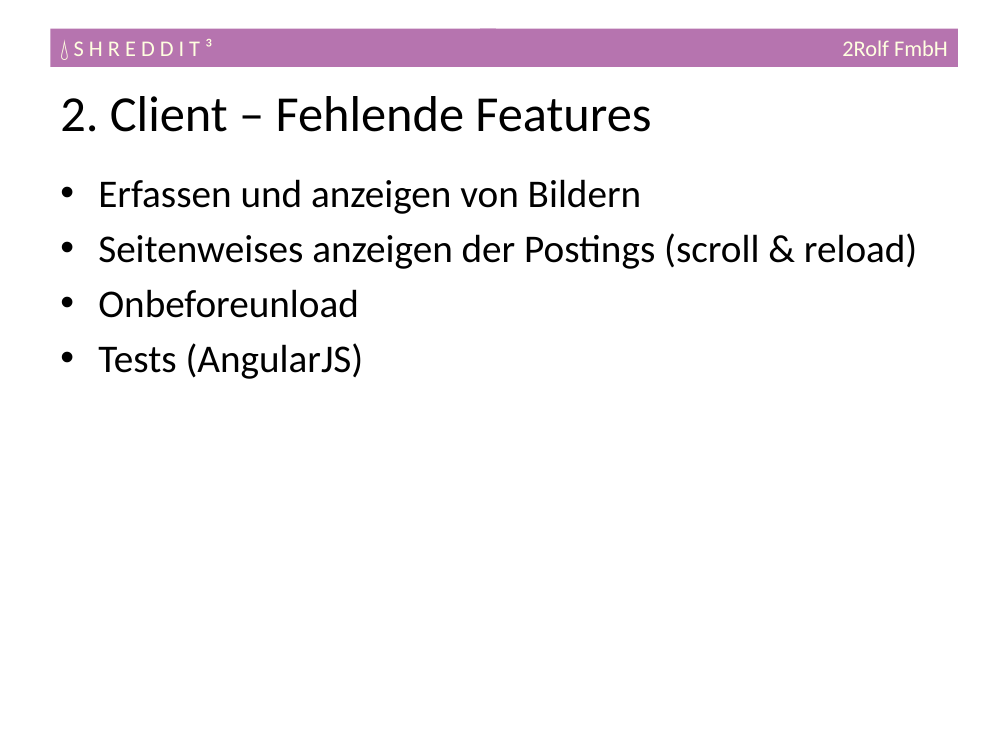
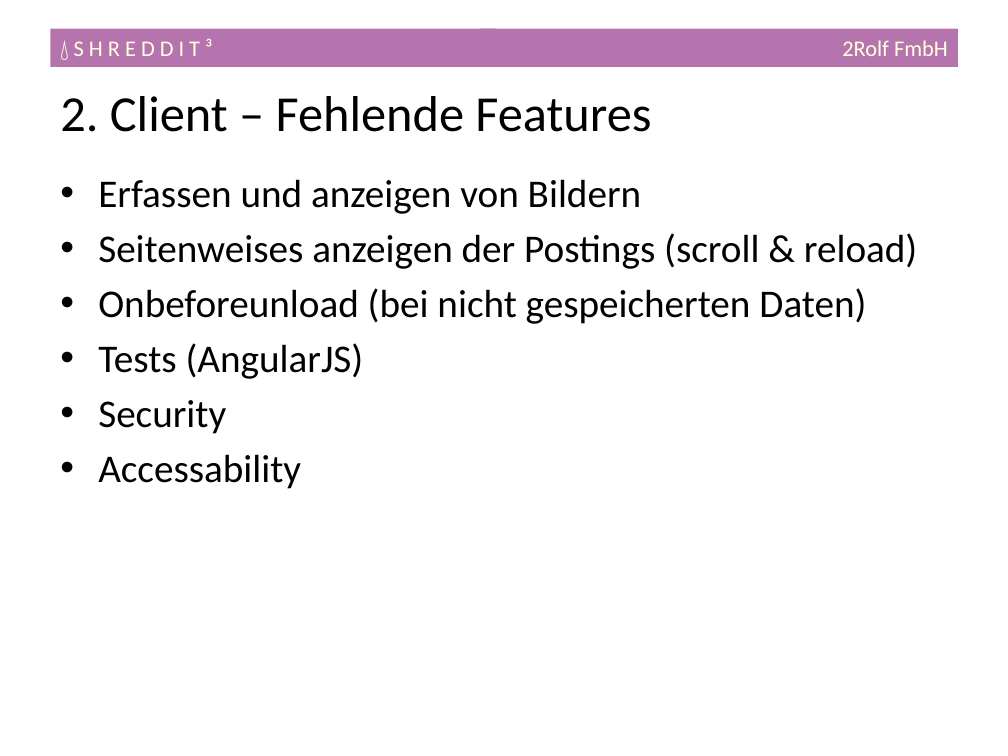
Before and after one commit to rolfstutz1a/shreddit3, a slide deck: slide 6 of presentation/shreddit3.pptx. Drawn at 1008x756 pixels with LibreOffice and Linux fonts; fonts in the diff are those of the drawing. Boxes give left, top, right and bottom in pixels: in the first picture for what was removed or moved away, otherwise in the second. Text is boxed around its words. In the diff, an @@ line names an element or a change of style, - is before the commit and + after.

```diff
--- a/presentation/shreddit3.pptx
+++ b/presentation/shreddit3.pptx
@@ text at <box>98,288,866,324</box>: text changed @@
-• Onbeforeunload
+• Onbeforeunload (bei nicht gespeicherten Daten)
@@ text at <box>98,400,301,489</box>: paragraphs added @@
+• Security
+• Accessability
```
Also in this commit, not shown: 2 other files.
